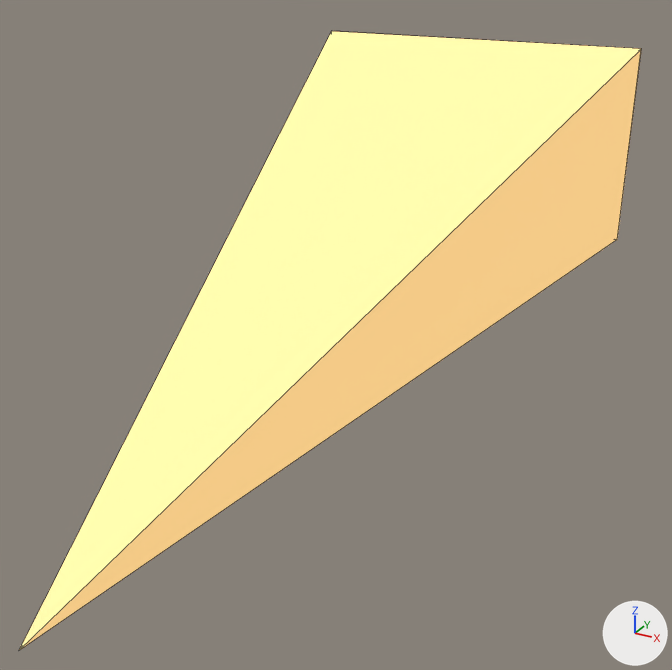
The glTF model unreal/MappingSaintDenis/Content/Import/Elements/SM_ConeVP_2.glb, before and after one commit.
Before and after are seen from a 50 mm camera at (36.8, -97.4, 48.3) aimed at (3.3, -36.4, 17.8). The axes (+X, +Y, +Z) are drawn at lower right. The lights are the same throughout. The first picture is the older version. Mesh edges are drawn as thin lines.

Names of what the first picture shows: 'SM_ConeVP_2_0' and 1 more.
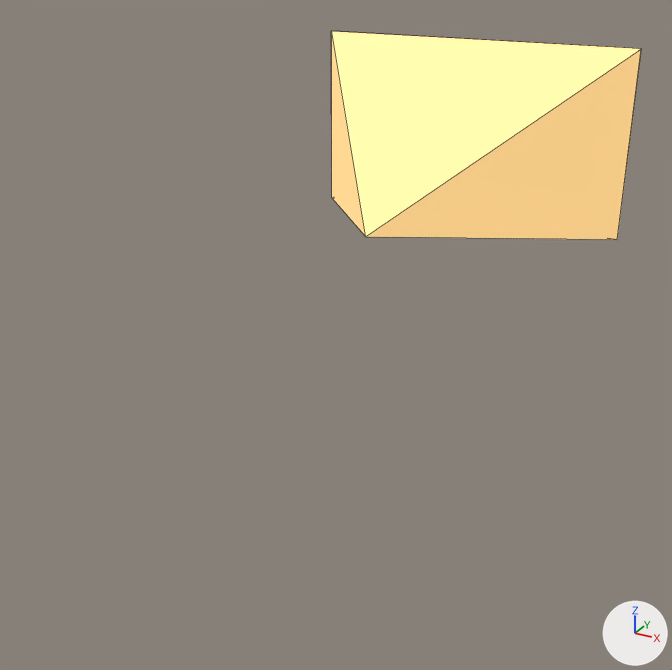
The newer file is also rescaled (x0.902), turned or shifted as a whole; pictures and numbers use the older file's frame.

Pixel boxes [x1, y1, x2, y2] of what changed, in the pictures (672 x 670 px):
```json
{"object": "SM_ConeVP_2_0", "change": "reshaped", "before": [19, 31, 641, 650], "after": [332, 31, 641, 239], "on screen": "50% narrower, 66% shorter"}
```

Scene script edits in JSON lines:
```json
{"block": "me_sm_conevp_2_0", "where": "# used by ob_sm_conevp_2_0; location = (0.0, 0.0, 0.0)"}
{"op": "remove", "block": "me_sm_conevp_2_0", "code": "me_sm_conevp_2_0.from_pydata(...)  # 5 vertices, 6 faces; spans x -17.3..17.3, y -70.0..0.0, z 10.8..37.3"}
{"op": "add", "block": "me_sm_conevp_2_0", "code": "me_sm_conevp_2_0.from_pydata(...)  # 5 vertices, 6 faces; spans x -17.3..17.3, y -22.2..0.0, z 17.9..37.3"}
{"block": "me_sm_conevp_2_0", "change": "me_sm_conevp_2_0 part 1"}
{"op": "set", "path": "me_sm_conevp_2_0.vertices[0].co", "old": "(1.3, -70.0, 10.8)", "new": "(-1.3, -22.2, 21.5)", "note": "pixel (18, 650) -> pixel (365, 236)"}
```
